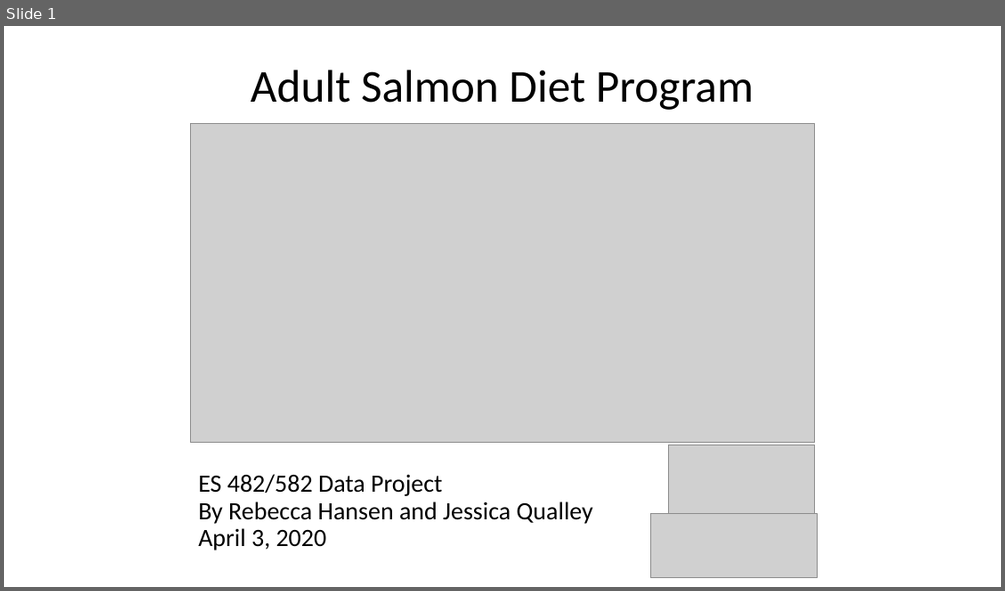
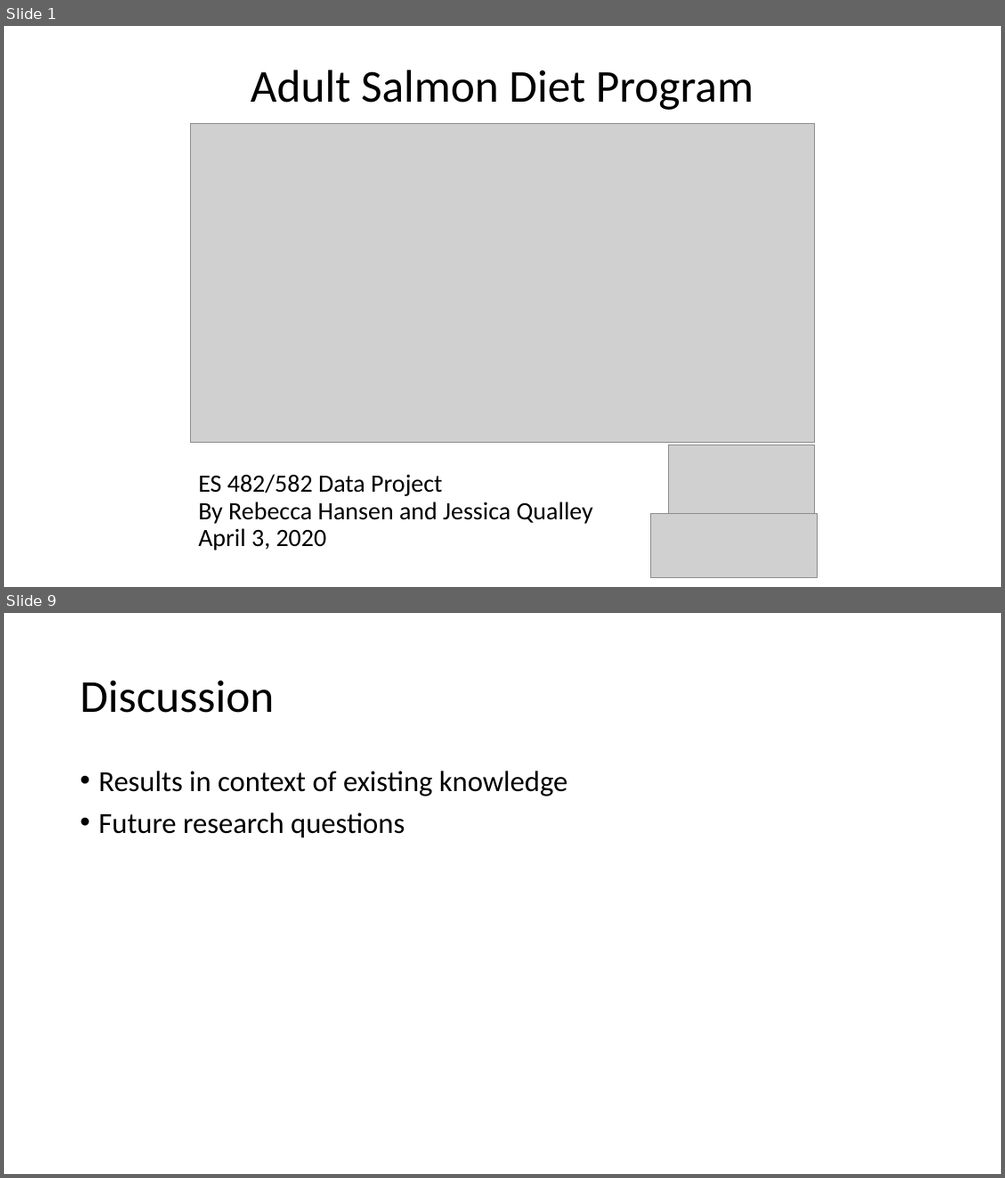
Before and after one commit to rghansen/ES482, a slide deck: ES data project presentation_salmon diet.pptx. Shown one above the other, each under a label of ours: slide 1 before the commit, slides 1 and 9 after it; the slides between them are not shown. The pictures are 1005x591 and 1005x1178 pixels, drawn with LibreOffice and Linux fonts; fonts in the diff are those of the drawing; grey boxes stand for pictures. Boxes give left, top, right and bottom in pixels: in the first picture for what was removed or moved away, otherwise in the second. Text is boxed around its words. In the diff, an @@ line names an element or a change of style, - is before the commit and + after.

```diff
--- a/ES data project presentation_salmon diet.pptx
+++ b/ES data project presentation_salmon diet.pptx
@@ slide 9 added at bbox=[4, 613, 1001, 1174], background #FFFFFF @@
@@ title added at bbox=[80, 680, 274, 713], 44 pt, text #000000 @@
+Discussion
@@ text added at bbox=[98, 771, 568, 838], 28 pt, text #000000 @@
+• Results in context of existing knowledge
+• Future research questions
```
Also in this commit, not shown: 3 slides changed, 5 other slides added, 2 slides removed.
